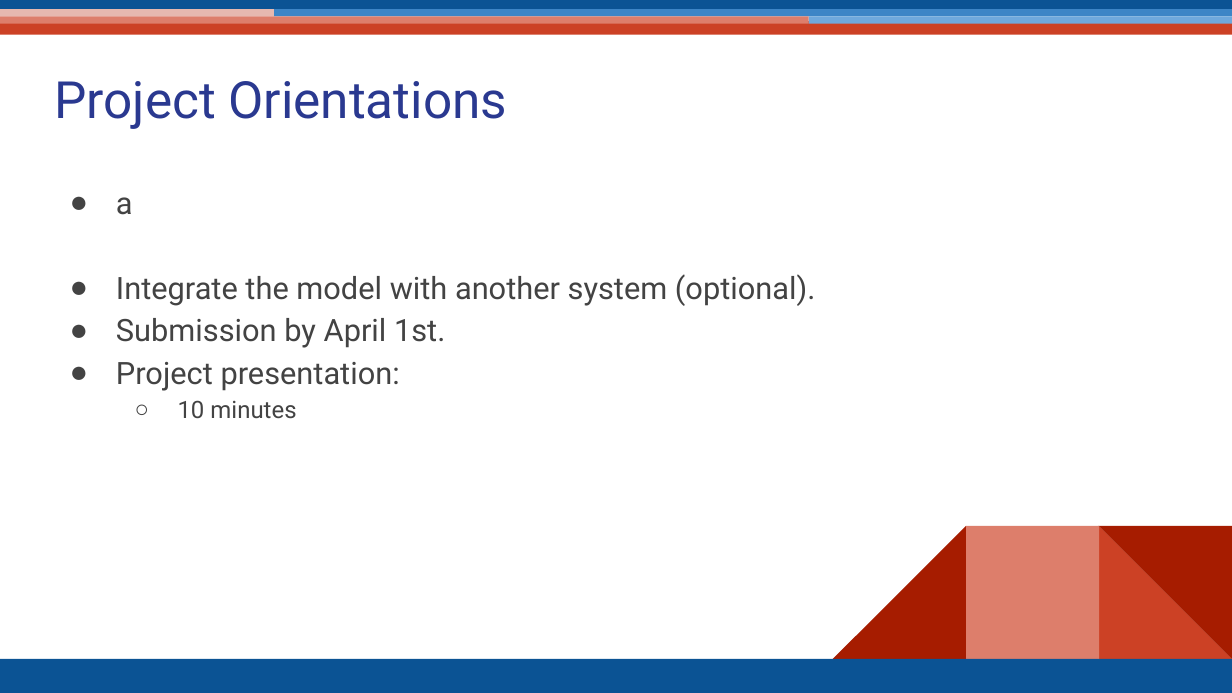
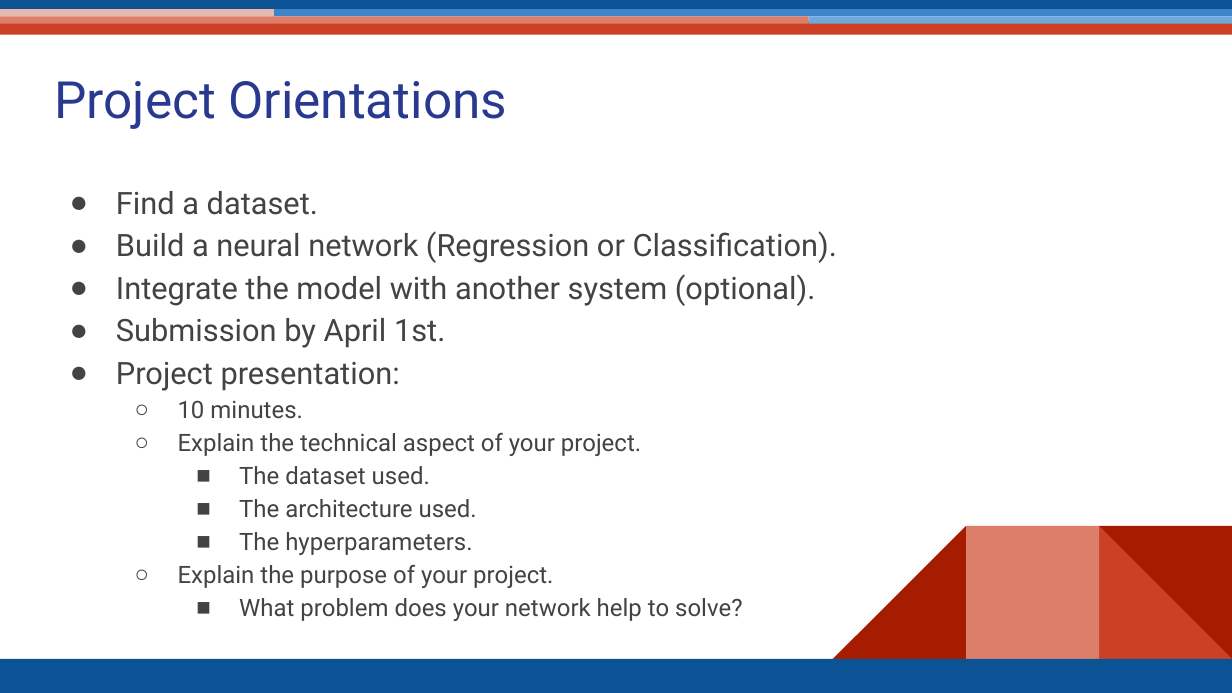
Before and after one commit to sebratec-academy/deep-learning-foundation-slides, a slide deck: slide 29 of DeepLearning-Sebratec-S02.pptx (slide 26 before the commit). Drawn at 1232x693 pixels with LibreOffice and Linux fonts; fonts in the diff are those of the drawing; background and template pictures are left out. Boxes give left, top, right and bottom in pixels: in the first picture for what was removed or moved away, otherwise in the second. Text is boxed around its words. In the diff, an @@ line names an element or a change of style, - is before the commit and + after.

```diff
--- a/DeepLearning-Sebratec-S02.pptx
+++ b/DeepLearning-Sebratec-S02.pptx
@@ text at (x1=116, y1=191, x2=837, y2=263): text changed @@
-● a
+● Find a dataset.
+● Build a neural network (Regression or Classification).
@@ text at (x1=178, y1=400, x2=742, y2=621): text changed @@
-  ○ 10 minutes
+  ○ 10 minutes.
+  ○ Explain the technical aspect of your project.
+    ■ The dataset used.
+    ■ The architecture used.
+    ■ The hyperparameters.
+  ○ Explain the purpose of your project.
+    ■ What problem does your network help to solve?
```
Also in this commit, not shown: 3 slides added.
